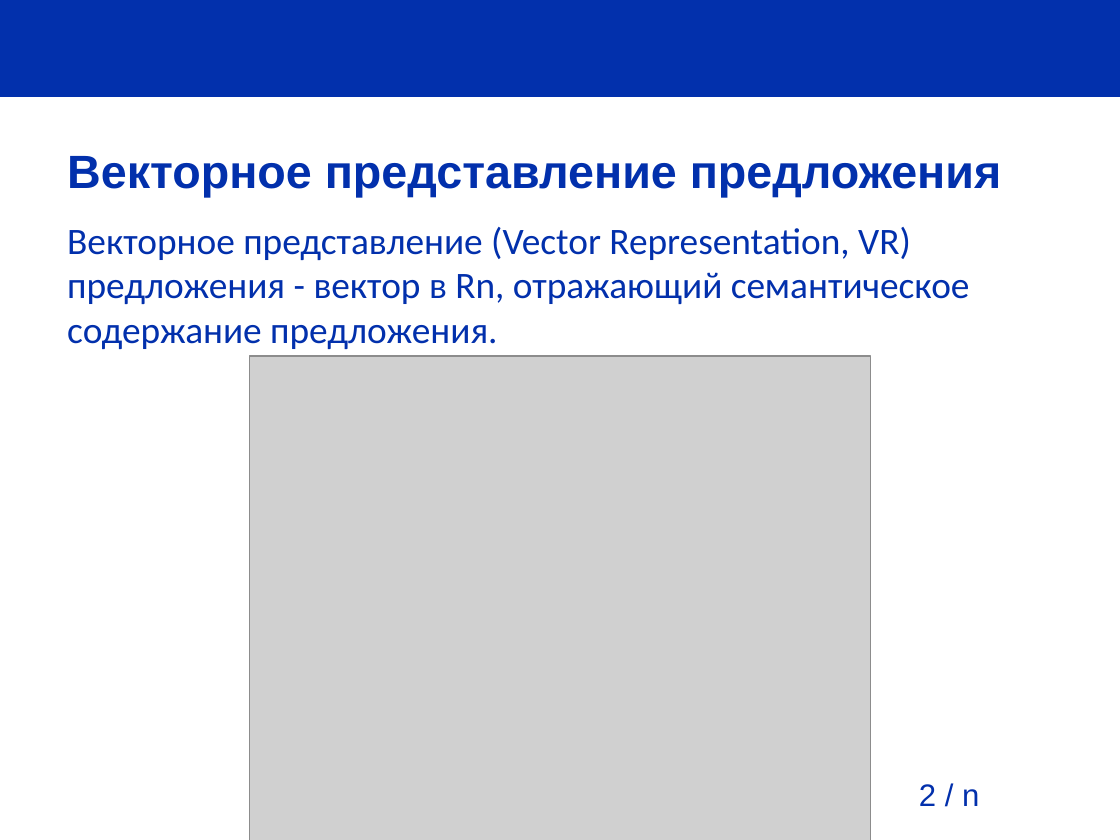
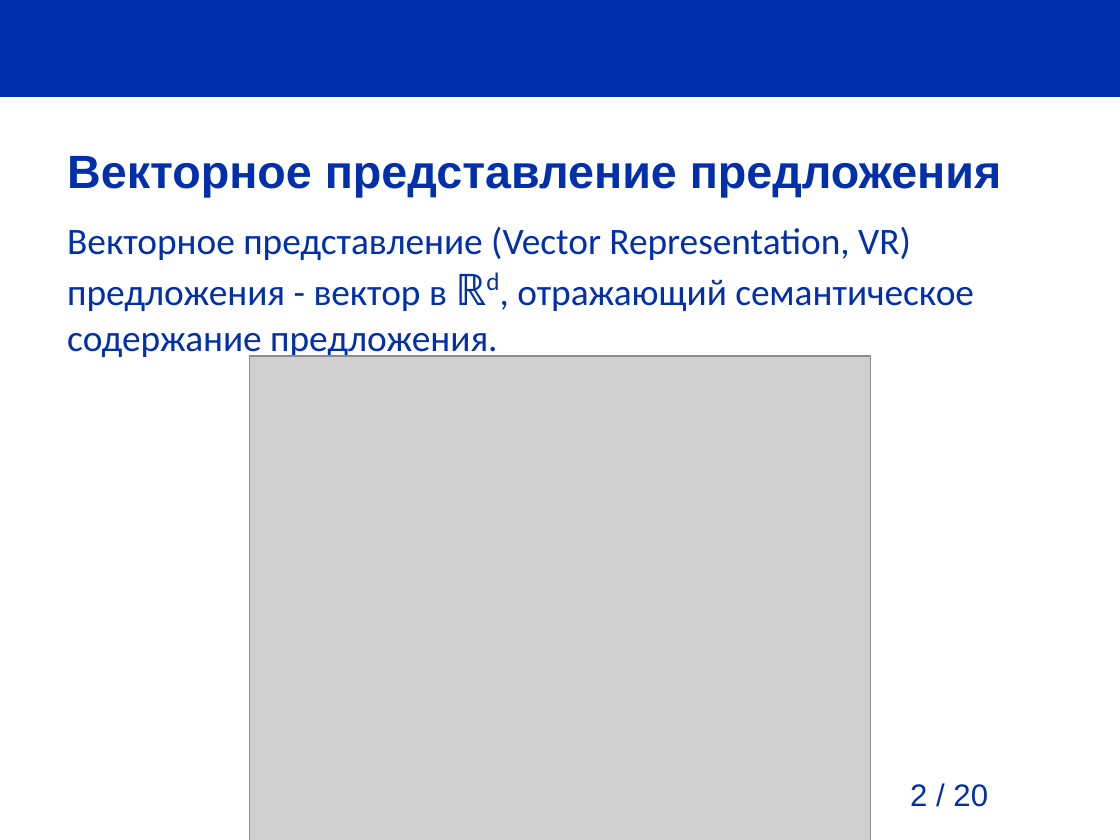
Before and after one commit to pva701/bachelor-thesis, a slide deck: slide 2 of presentation/presentation.odp. Drawn at 1120x840 pixels with LibreOffice and Linux fonts; fonts in the diff are those of the drawing; grey boxes stand for pictures; background and template pictures are left out. Boxes give left, top, right and bottom in pixels: in the first picture for what was removed or moved away, otherwise in the second. Text is boxed around its words. In the diff, an @@ line names an element or a change of style, - is before the commit and + after.

```diff
--- a/presentation/presentation.odp
+++ b/presentation/presentation.odp
@@ text at bbox=[67, 227, 974, 361]: text changed @@
-Векторное представление (Vector Representation, VR) предложения - вектор в Rn, отражающий семантическое содержание предложения.
+Векторное представление (Vector Representation, VR) предложения - вектор в ℝd, отражающий семантическое содержание предложения.
@@ page number at bbox=[910, 784, 988, 807]: text changed @@
-2 / n
+2 / 20
```
Also in this commit, not shown: 12 other slides changed, 4 slides added, 1 slide removed, 13 other files.
